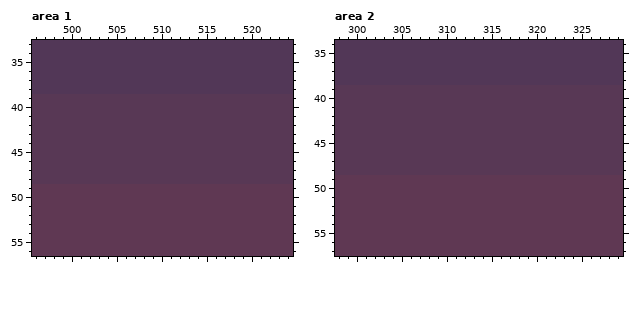
File history of a pixel-art file, Assets/Skyboxes/CityRedish.ase. The first picture shows the starting point.
640x192 pixels, 1 frame. Colours within 5 levels of each other are drawn and written as one. Shown: area 1: x 496..524, y 33..56; area 2: x 298..329, y 34..57. The commit also changed other parts of the picture, which this record leaves out.
After the commit:
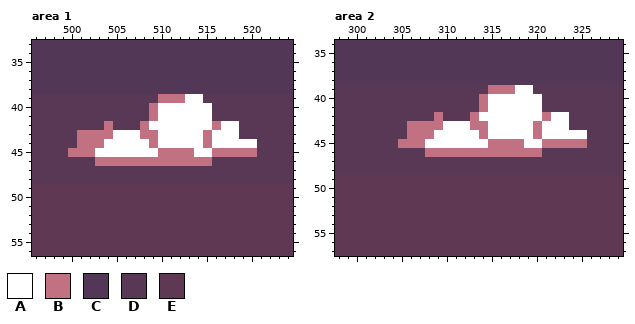
Palette (. is transparent): A #ffffff  B #c27183  C #523757  D #583855  E #5f3853
Difference:
{"where": "area 1, layer \"Layer 3\""}
{"y":39,"x":510,"old":"DDDDD","new":"BBBAA"}
{"y":40,"x":509,"old":"DDDDDDD","new":"BAAAAAA"}
{"y":41,"x":509,"old":"DDDDDDD","new":"BAAAAAA"}
{"y":42,"x":504,"old":"D","new":"B"}
{"y":42,"x":508,"old":"DDDDDDDDDDD","new":"BAAAAAAABAA"}
{"y":43,"x":501,"old":"DDDDDDDDDDDDDDDDDD","new":"BBBBAAABBAAAAABAAA"}
{"y":44,"x":501,"old":"DDDDDDDDDDDDDDDDDDDD","new":"BBBAAAAABAAAAABAAAAA"}
{"y":45,"x":500,"old":"DDDDDDDDDDDDDDDDDDDDD","new":"BBBAAAAAAABBBBAABBBBB"}
{"y":46,"x":503,"old":"DDDDDDDDDDDDD","new":"BBBBBBBBBBBBB"}
{"where": "area 2, layer \"Layer 3\""}
{"y":39,"x":315,"old":"DDDDD","new":"BBBAA"}
{"y":40,"x":314,"old":"DDDDDDD","new":"BAAAAAA"}
{"y":41,"x":314,"old":"DDDDDDD","new":"BAAAAAA"}
{"y":42,"x":309,"old":"D","new":"B"}
{"y":42,"x":313,"old":"DDDDDDDDDDD","new":"BAAAAAAABAA"}
{"y":43,"x":306,"old":"DDDDDDDDDDDDDDDDDD","new":"BBBBAAABBAAAAABAAA"}
{"y":44,"x":306,"old":"DDDDDDDDDDDDDDDDDDDD","new":"BBBAAAAABAAAAABAAAAA"}
{"y":45,"x":305,"old":"DDDDDDDDDDDDDDDDDDDDD","new":"BBBAAAAAAABBBBAABBBBB"}
{"y":46,"x":308,"old":"DDDDDDDDDDDDD","new":"BBBBBBBBBBBBB"}
{"label":"changed","picture_box":[68,94,257,166]}
{"label":"changed","picture_box":[398,85,587,157]}
